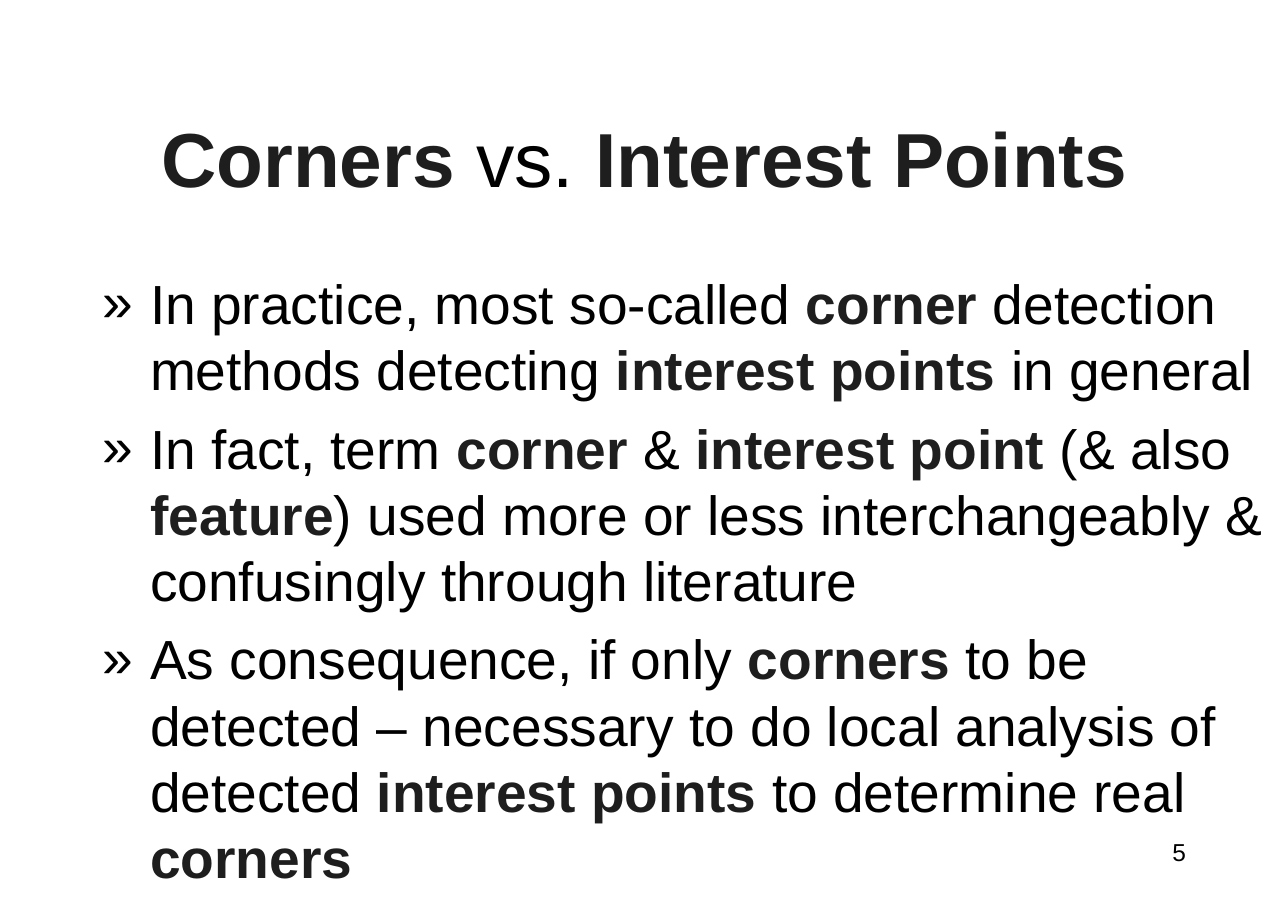
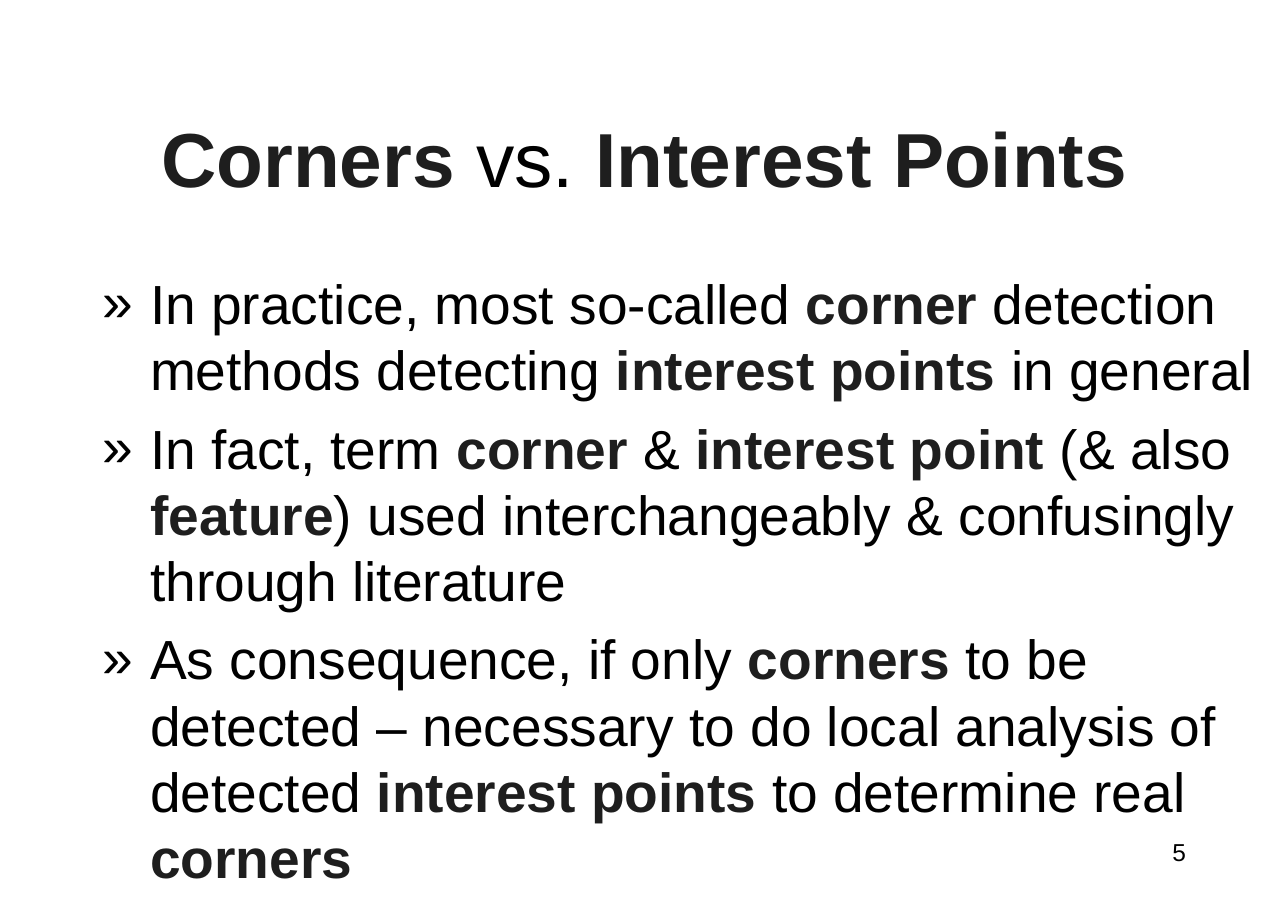
Before and after one commit to miklesz/Courses, a slide deck: slide 5 of (Advanced) Multimedia Information Processing and Communications/17 (08) Corner Extraction/Corner Extraction.pptx. Drawn at 1288x911 pixels with LibreOffice and Linux fonts; fonts in the diff are those of the drawing; background and template pictures are left out. Boxes give left, top, right and bottom in pixels: in the first picture for what was removed or moved away, otherwise in the second. Text is boxed around its words. In the diff, an @@ line names an element or a change of style, - is before the commit and + after.

```diff
--- a/(Advanced) Multimedia Information Processing and Communications/17 (08) Corner Extraction/Corner Extraction.pptx
+++ b/(Advanced) Multimedia Information Processing and Communications/17 (08) Corner Extraction/Corner Extraction.pptx
@@ text at [150, 429, 1235, 612]: text changed @@
-» In fact, term corner & interest point (& also feature) used more or less interchangeably & confusingly through literature
+» In fact, term corner & interest point (& also feature) used interchangeably & confusingly through literature
```
